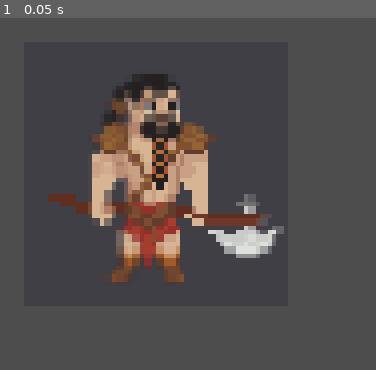
Above: before the commit, frame 1.
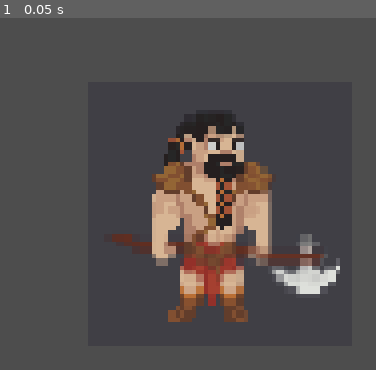
Above: after the commit, the same moment.

Repository: sebehere/gra
Game: Godot game, scene res://node_2d.tscn
Same seed, same stepped clock (60 frames per second), same inputs: the game is played once before the commit and once after it. The project has no main scene, so this scene is started directly.
Inputs:
- Up to frame 1 (0.05 s): no input

The runs differ from the first frame. In frame 1, 23% of the frame differs, in the area x 12-91%, y 15-87%.

Commit message:
Update node_2d.tscn

Diff:
--- a/gra/node_2d.tscn
+++ b/gra/node_2d.tscn
@@ -3,10 +3,12 @@
 [ext_resource type="Texture2D" uid="uid://bpc0echud4qvq" path="res://baba.png" id="1_wtcfe"]
 
 [node name="Node2D" type="Node2D" unique_id=1630157331]
+light_mask = 256
+position = Vector2(22, 14)
 
 [node name="Sprite2D" type="Sprite2D" parent="." unique_id=545046585]
 position = Vector2(335, 419)
 
-[node name="Baba" type="Sprite2D" parent="." unique_id=1419216414]
+[node name="stara baba" type="Sprite2D" parent="." unique_id=1419216414]
 position = Vector2(620, 495)
 texture = ExtResource("1_wtcfe")
